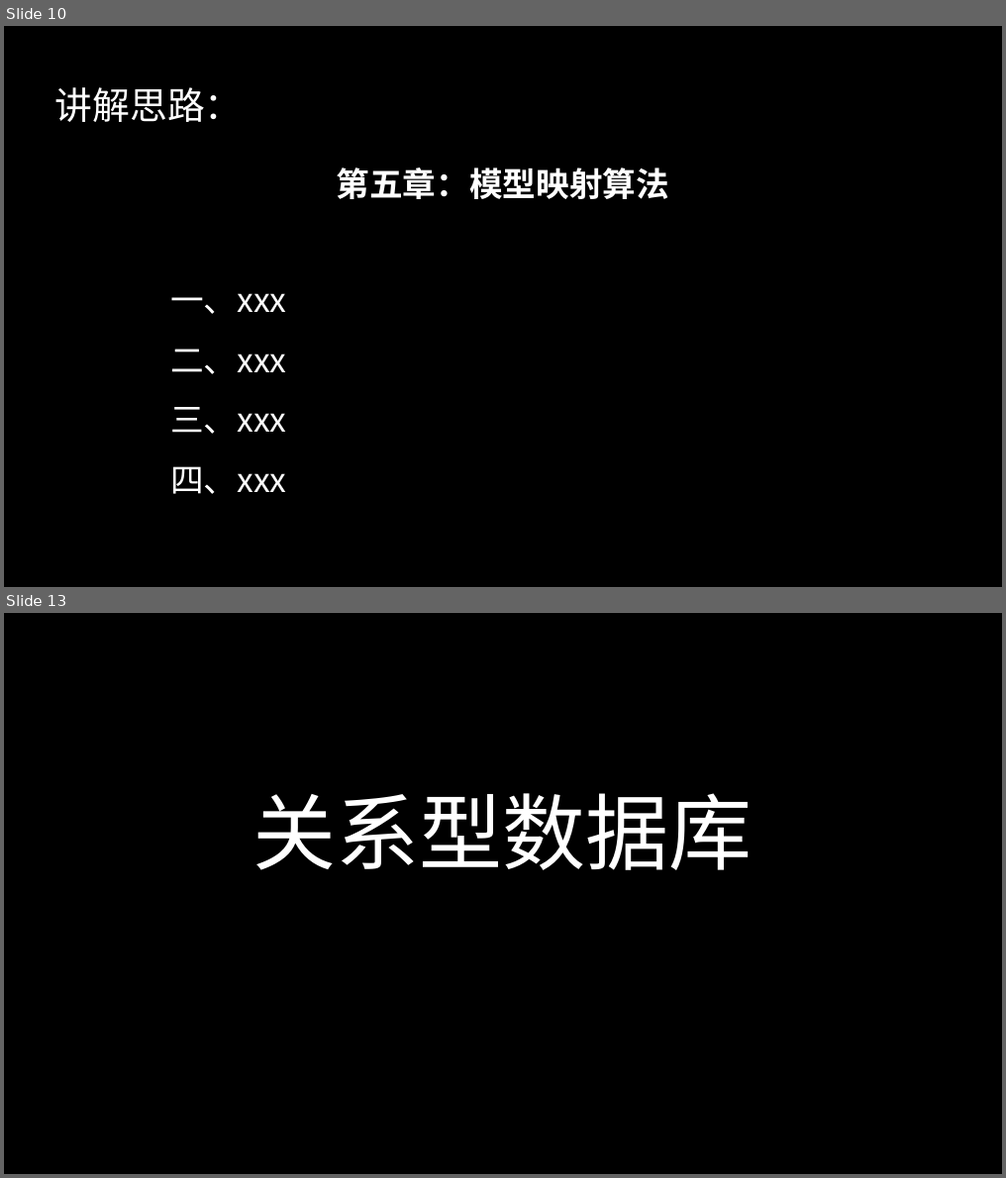
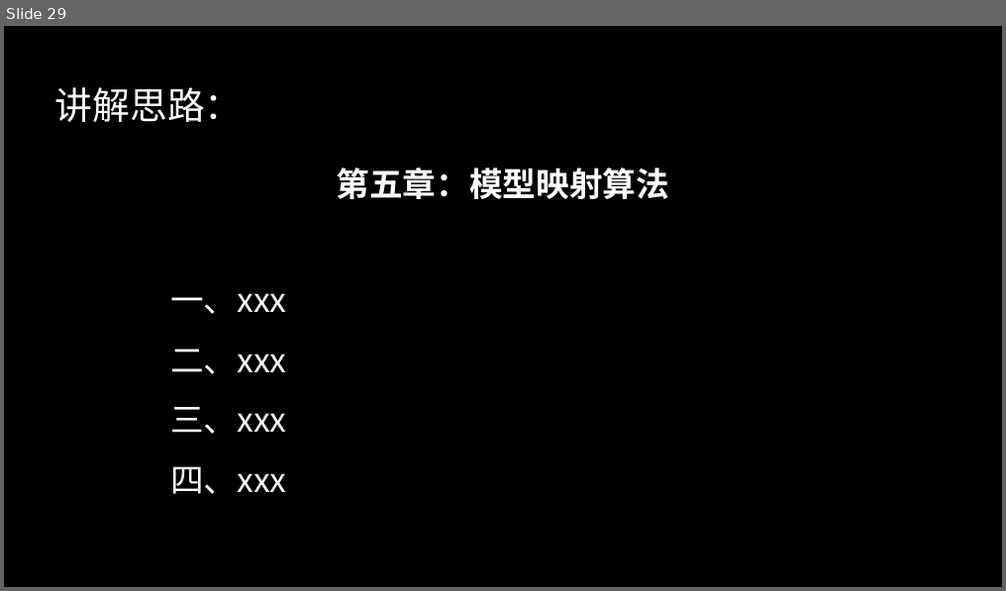
Before and after one commit to 50mengzhu/Database, a slide deck: ReationalDB.pptx. Shown one above the other, each under a label of ours: slides 10 and 13 before the commit, slide 29 after it; the slides between them are not shown. The pictures are 1006x1178 and 1006x591 pixels, drawn with LibreOffice and Linux fonts; fonts in the diff are those of the drawing. Boxes give left, top, right and bottom in pixels: in the first picture for what was removed or moved away, otherwise in the second. Text is boxed around its words. In the diff, an @@ line names an element or a change of style, - is before the commit and + after.

```diff
--- a/ReationalDB.pptx
+++ b/ReationalDB.pptx
@@ slide 13 removed at (x1=4, y1=613, x2=1002, y2=1174), background #000000 @@
@@ text removed at (x1=253, y1=793, x2=752, y2=870) @@
-关系型数据库
@@ what was slide 10 is now slide 29 @@
```
Also in this commit, not shown: 4 slides changed, 20 slides added, 2 other slides removed, 1 other file.
